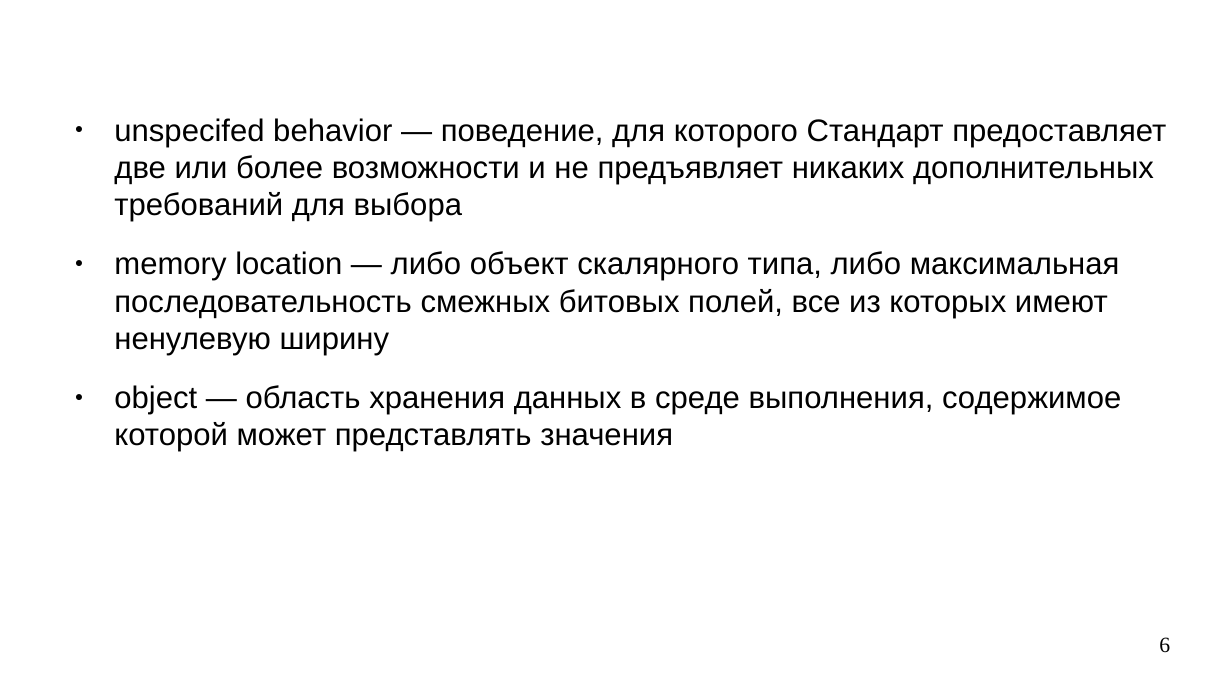
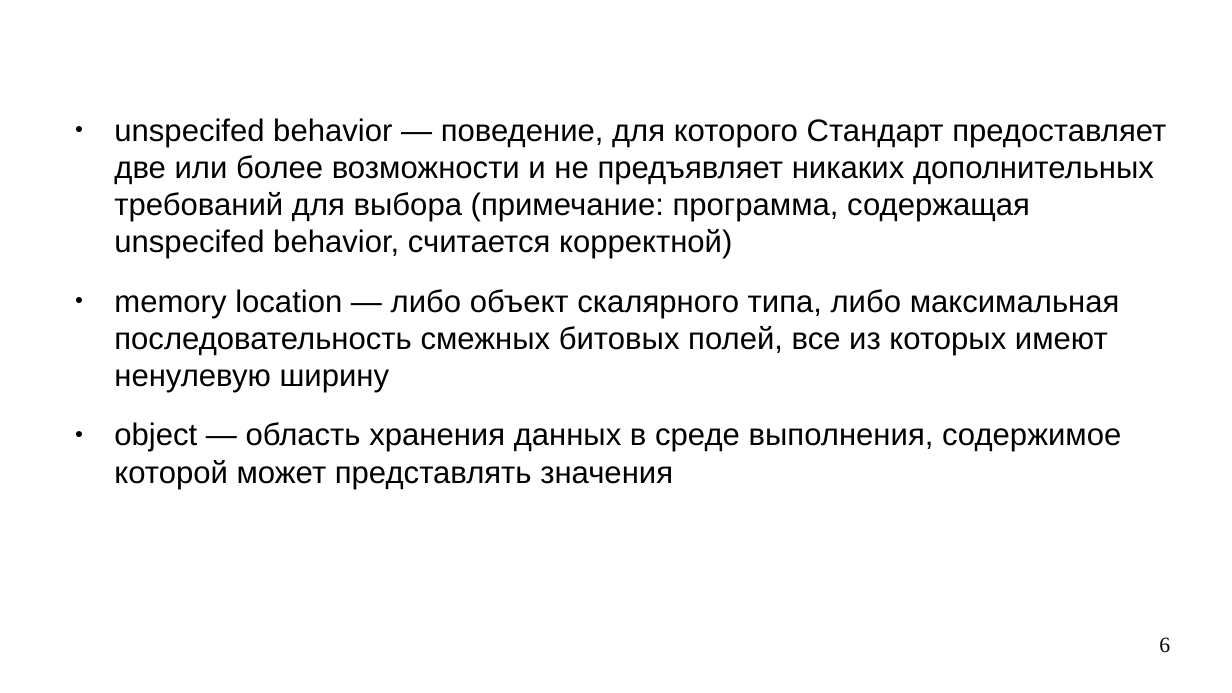
Before and after one commit to steelcraft/stud-lab, a slide deck: slide 6 of Лекции/CACP01.odp. Drawn at 1232x693 pixels with LibreOffice and Linux fonts; fonts in the diff are those of the drawing. Boxes give left, top, right and bottom in pixels: in the first picture for what was removed or moved away, otherwise in the second. Text is boxed around its words. In the diff, an @@ line names an element or a change of style, - is before the commit and + after.

Commit message:
Добавлен раздел "Соответствие стандарту"

```diff
--- a/Лекции/CACP01.odp
+++ b/Лекции/CACP01.odp
@@ text at [114,118,1166,259]: text changed @@
-● unspecifed behavior — поведение, для которого Стандарт предоставляет две или более возможности и не предъявляет никаких дополнительных требований для выбора
+● unspecifed behavior — поведение, для которого Стандарт предоставляет две или более возможности и не предъявляет никаких дополнительных требований для выбора (примечание: программа, содержащая unspecifed behavior, считается корректной)
```
Also in this commit, not shown: 1 slide added.
